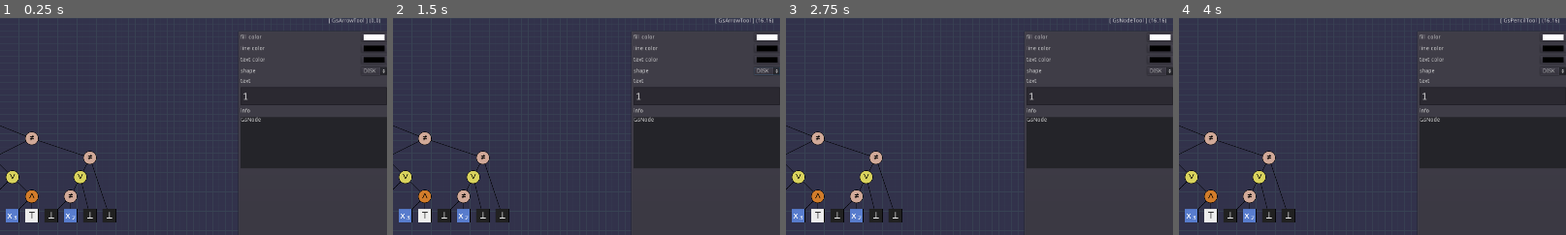
Above: before the commit, frames 1-4 (left to right).
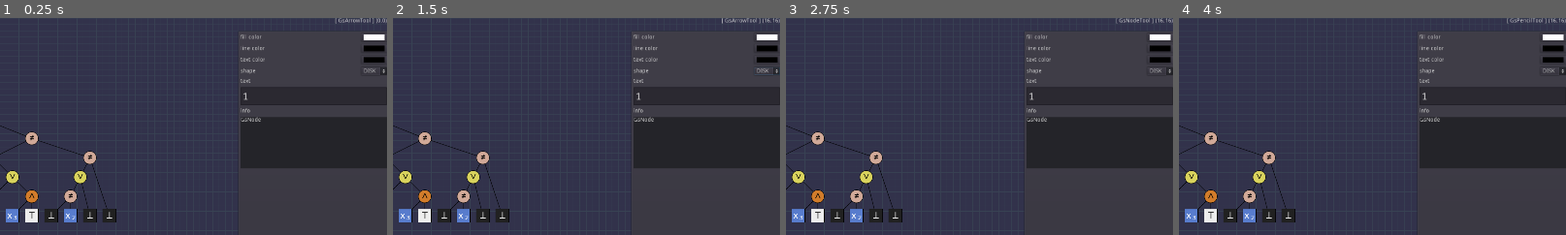
Above: after the commit, the same moments.

Repository: tangentstorm/fnarbmlyx
Game: Godot game, scene res://gslib/GsApp.tscn
The game is run twice, just before and just after one commit, with the same random seed, the same clock (stepped at 60 frames per second) and the same inputs.
Inputs:
- Up to frame 1 (0.25 s): no input
- Up to frame 2 (1.5 s): click "DISK" at 0.5 s; click "" at 1.25 s
- Up to frame 3 (2.75 s): click "" at 2 s
- Up to frame 4 (4 s): click "" at 2.75 s; click "" at 3.5 s
The pictures show only the part of the screen within x 50-100%, y 0-50%; the shares and areas given below are measured in that part.

The runs differ from the first frame. In frame 1, 0.2% of the frame differs, in the area x 84-100%, y 0-3%; in frame 2, 0.2%, in the area x 83-100%, y 0-3%; in frame 3, 0.2%; in frame 4, 0.2%.

Commit message:
clean up mouse label placement

Diff:
--- a/gslib/GsApp.tscn
+++ b/gslib/GsApp.tscn
@@ -71,11 +71,7 @@
 color = Color( 0.227451, 0.266667, 0.333333, 1 )
 
 [node name="mouse" type="Label" parent="."]
-anchor_left = 1.0
-anchor_right = 1.0
-margin_left = -447.0
-margin_right = -16.0
-margin_bottom = 23.0
+anchor_right = 1.0
 text = "[ GsArrowTool ] (0,0)"
 align = 2
 script = ExtResource( 5 )
